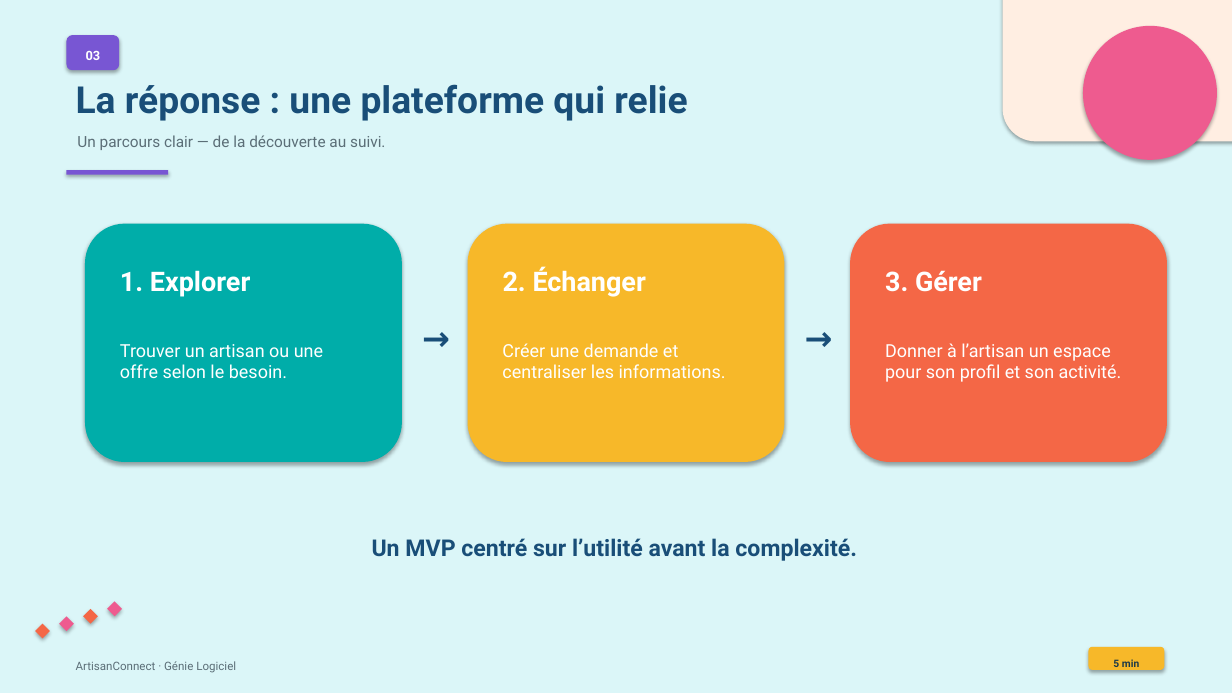
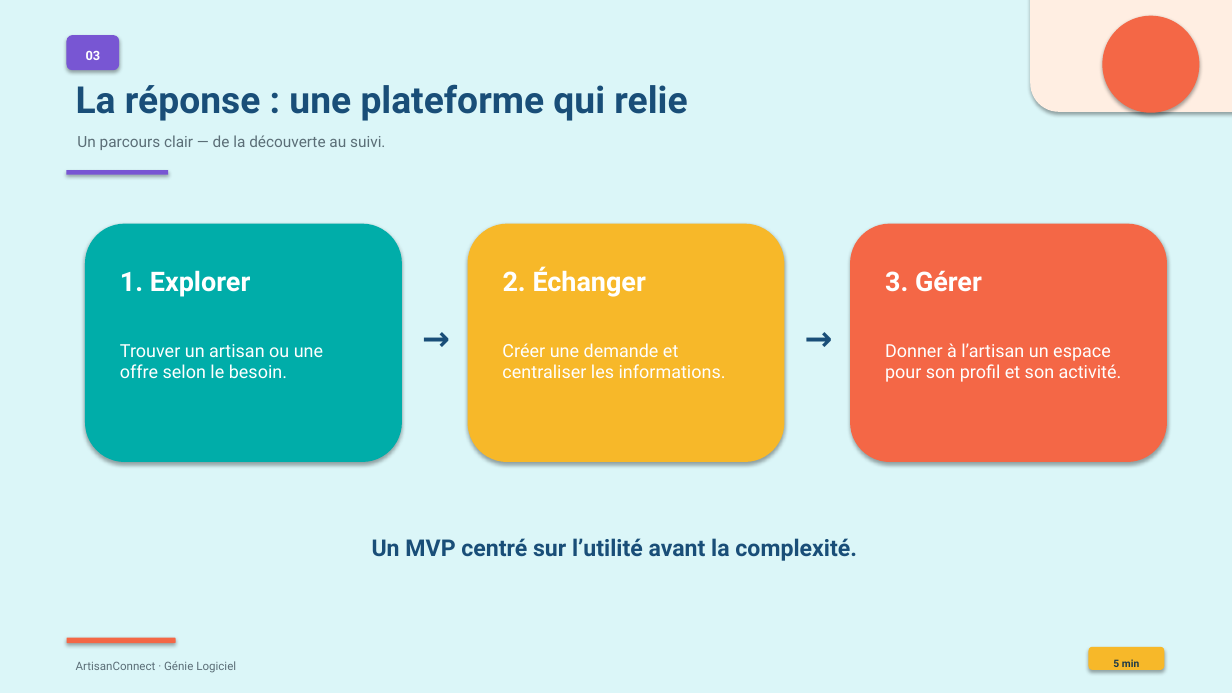
Before and after one commit to Oumaima-El-Badraouy/SELMB, a slide deck: slide 3 of ArtisanConnect_Dossier_Projet/05_Presentation/05_Presentation_ArtisanConnect.pptx. Drawn at 1232x693 pixels with LibreOffice and Linux fonts; fonts in the diff are those of the drawing. Boxes give left, top, right and bottom in pixels: in the first picture for what was removed or moved away, otherwise in the second. Text is boxed around its words. In the diff, an @@ line names an element or a change of style, - is before the commit and + after.

```diff
--- a/ArtisanConnect_Dossier_Projet/05_Presentation/05_Presentation_ArtisanConnect.pptx
+++ b/ArtisanConnect_Dossier_Projet/05_Presentation/05_Presentation_ArtisanConnect.pptx
@@ rounded rectangle: place and size @@
-rounded rectangle at box(1003, 0, 1232, 141)
+rounded rectangle at box(1031, 0, 1232, 112)
@@ ellipse: place and size @@
-ellipse at box(1083, 26, 1217, 160)
+ellipse at box(1103, 16, 1200, 113)
@@ ellipse at box(1103, 16, 1200, 113): fill #EE5B8F to #F46746 @@
@@ diamond removed at box(35, 624, 50, 639) @@
@@ diamond removed at box(59, 616, 74, 631) @@
@@ diamond removed at box(83, 609, 98, 624) @@
@@ diamond removed at box(107, 602, 122, 616) @@
@@ rounded rectangle added at box(67, 638, 176, 643), fill #F46746 @@
```
Also in this commit, not shown: 7 other slides changed, 2 slides added, 2 slides removed, 1 other file.
